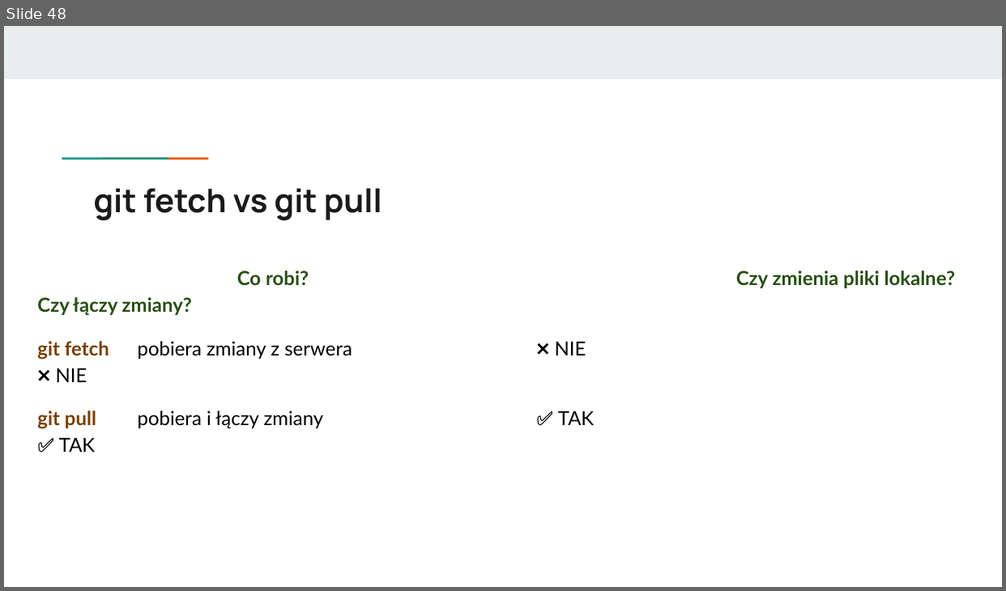
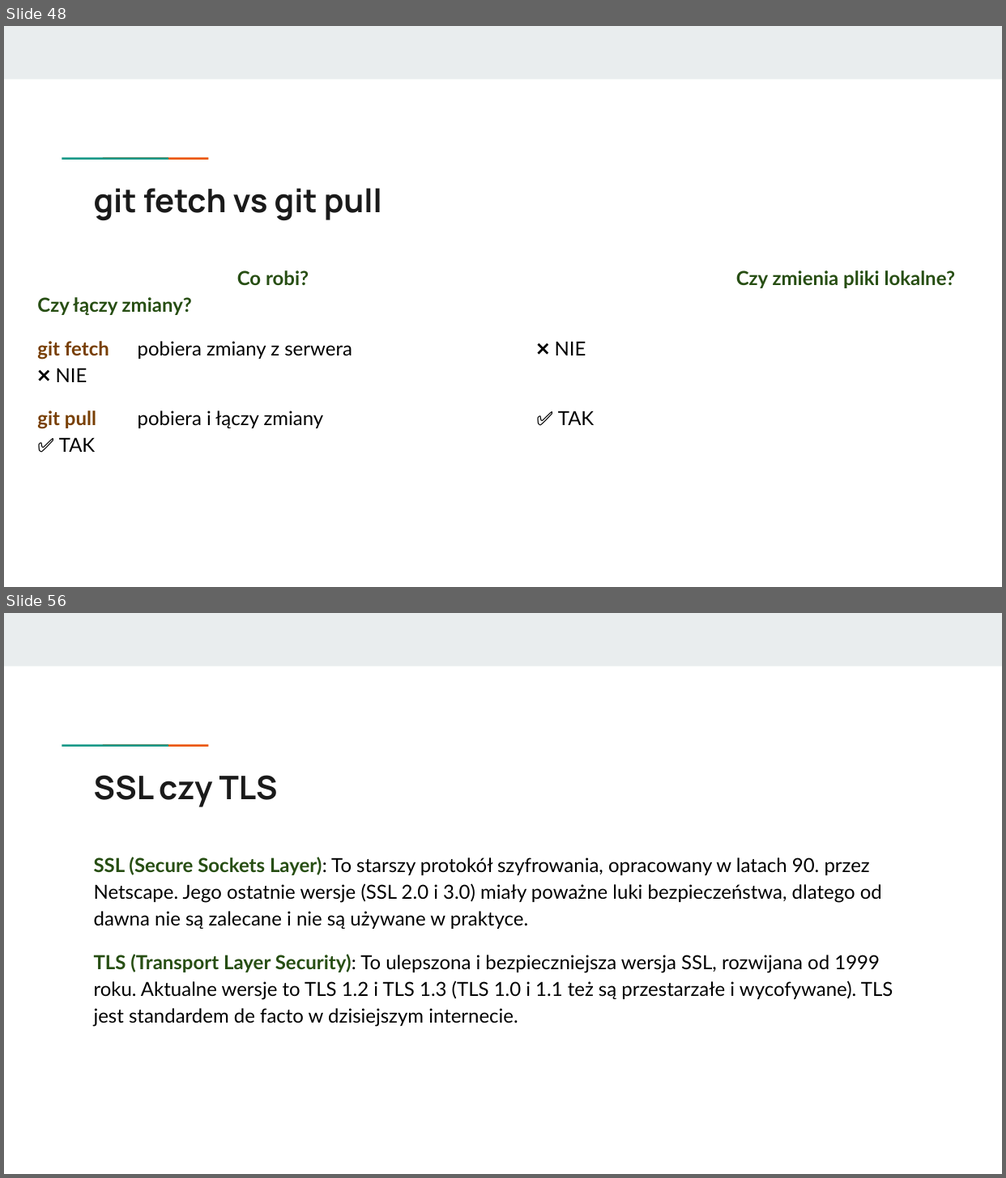
Before and after one commit to KasiaKasia/PRZEDMIOTY, a slide deck: ZASTOSOWANIE_INFORMATYKI/1A-gr_2/Zastosowanie informatyki - 1A gr. 2-plik2.pptx. Shown one above the other, each under a label of ours: slide 48 before the commit, slides 48 and 56 after it; the slides between them are not shown. The pictures are 1006x591 and 1006x1178 pixels, drawn with LibreOffice and Linux fonts; fonts in the diff are those of the drawing. Boxes give left, top, right and bottom in pixels: in the first picture for what was removed or moved away, otherwise in the second. Text is boxed around its words. In the diff, an @@ line names an element or a change of style, - is before the commit and + after.

```diff
--- a/ZASTOSOWANIE_INFORMATYKI/1A-gr_2/Zastosowanie informatyki - 1A gr. 2-plik2.pptx
+++ b/ZASTOSOWANIE_INFORMATYKI/1A-gr_2/Zastosowanie informatyki - 1A gr. 2-plik2.pptx
@@ slide 56 added at (4, 613, 1002, 1174), background #FFFFFF; not listed: 3 template elements that a slide beside it also shows @@
@@ title added at (94, 775, 278, 807), 23.4 pt, text #1A1A1A, bold @@
+SSL czy TLS
@@ text added at (94, 857, 893, 1027), 14 pt, text #000000 @@
+SSL (Secure Sockets Layer): To starszy protokół szyfrowania, opracowany w latach 90. przez Netscape. Jego ostatnie wersje (SSL 2.0 i 3.0) miały poważne luki bezpieczeństwa, dlatego od dawna nie są zalecane i nie są używane w praktyce.
+TLS (Transport Layer Security): To ulepszona i bezpieczniejsza wersja SSL, rozwijana od 1999 roku. Aktualne wersje to TLS 1.2 i TLS 1.3 (TLS 1.0 i 1.1 też są przestarzałe i wycofywane). TLS jest standardem de facto w dzisiejszym internecie.
```
Also in this commit, not shown: 14 other slides added, 1 other file.
